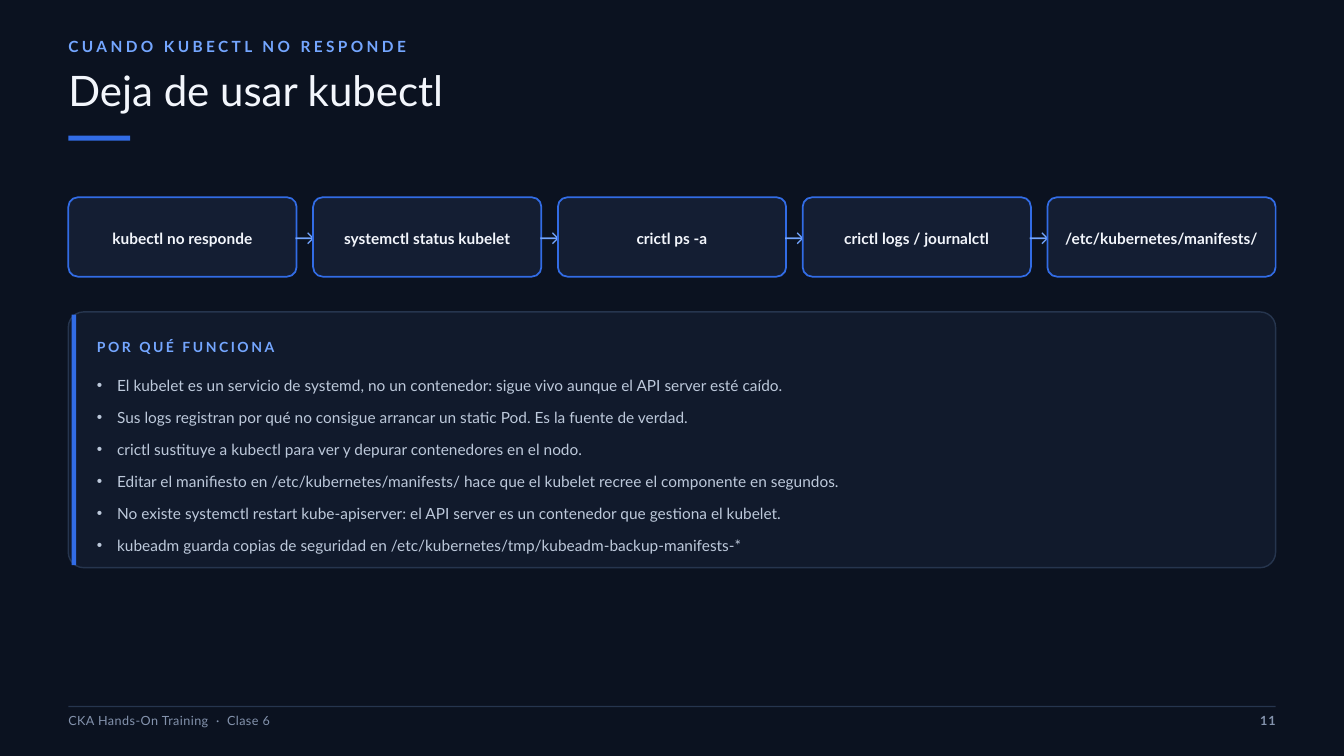
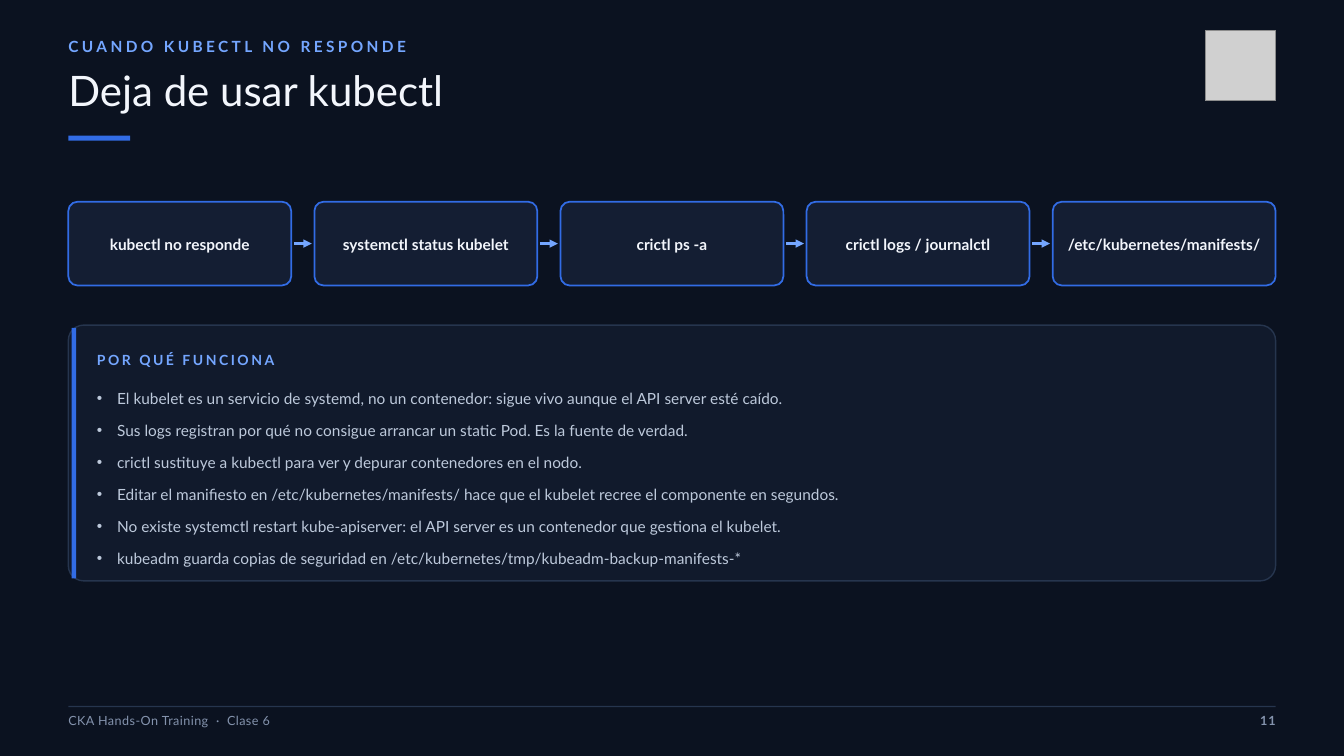
Before and after one commit to brettsacuna/CKA-TRAINING, a slide deck: slide 11 of CLASE-06/01-CLASE-06-CKA.pptx. Drawn at 1344x756 pixels with LibreOffice and Linux fonts; fonts in the diff are those of the drawing; grey boxes stand for pictures. Boxes give left, top, right and bottom in pixels: in the first picture for what was removed or moved away, otherwise in the second. Text is boxed around its words. In the diff, an @@ line names an element or a change of style, - is before the commit and + after.

```diff
--- a/CLASE-06/01-CLASE-06-CKA.pptx
+++ b/CLASE-06/01-CLASE-06-CKA.pptx
@@ picture added at bbox=[1206, 30, 1276, 101] @@
@@ rounded rectangle: place and size @@
-rounded rectangle at bbox=[69, 198, 296, 277]
+rounded rectangle at bbox=[69, 202, 291, 285]
@@ text "kubectl no responde": place and size @@
-text "kubectl no responde" at bbox=[112, 232, 252, 247]
+text "kubectl no responde" at bbox=[110, 238, 250, 253]
@@ text removed at bbox=[292, 198, 318, 277] @@
-→
@@ rounded rectangle: place and size @@
-rounded rectangle at bbox=[314, 198, 541, 277]
+rounded rectangle at bbox=[315, 202, 537, 285]
@@ text "systemctl status kubelet": place and size @@
-text "systemctl status kubelet" at bbox=[344, 232, 510, 247]
+text "systemctl status kubelet" at bbox=[343, 238, 509, 253]
@@ text removed at bbox=[537, 198, 563, 277] @@
-→
@@ rounded rectangle: place and size @@
-rounded rectangle at bbox=[558, 198, 785, 277]
+rounded rectangle at bbox=[561, 202, 783, 285]
@@ text "crictl ps -a": place and size @@
-text "crictl ps -a" at bbox=[637, 232, 708, 247]
+text "crictl ps -a" at bbox=[637, 238, 708, 253]
@@ text removed at bbox=[782, 198, 808, 277] @@
-→
@@ rounded rectangle: place and size @@
-rounded rectangle at bbox=[803, 198, 1030, 277]
+rounded rectangle at bbox=[807, 202, 1029, 285]
@@ text "crictl logs / journalctl": place and size @@
-text "crictl logs / journalctl" at bbox=[844, 232, 989, 247]
+text "crictl logs / journalctl" at bbox=[846, 238, 991, 253]
@@ text removed at bbox=[1026, 198, 1052, 277] @@
-→
@@ proportions changed in 5 elements at bbox=[561, 202, 783, 285], bbox=[315, 202, 537, 285], bbox=[807, 202, 1029, 285], bbox=[69, 202, 291, 285], bbox=[1053, 202, 1275, 285] @@
@@ rounded rectangle: place and size @@
-rounded rectangle at bbox=[1048, 198, 1275, 277]
+rounded rectangle at bbox=[1053, 202, 1275, 285]
@@ text "/etc/kubernetes/manifests/": place and size @@
-text "/etc/kubernetes/manifests/" at bbox=[1065, 232, 1257, 245]
+text "/etc/kubernetes/manifests/" at bbox=[1068, 238, 1260, 251]
@@ arrow added from (294, 244) to (312, 244), #74A6FF 1.75 pt @@
@@ arrow added from (540, 244) to (558, 244), #74A6FF 1.75 pt @@
@@ arrow added from (786, 244) to (805, 244), #74A6FF 1.75 pt @@
@@ arrow added from (1032, 244) to (1051, 244), #74A6FF 1.75 pt @@
@@ 1 text, 1 rectangle, 1 rounded rectangle: place and size @@
-1 text, 1 rectangle, 1 rounded rectangle at bbox=[69, 312, 1276, 568]
+1 text, 1 rectangle, 1 rounded rectangle at bbox=[69, 326, 1276, 582]
```
Also in this commit, not shown: 23 other slides changed, 48 other files.
